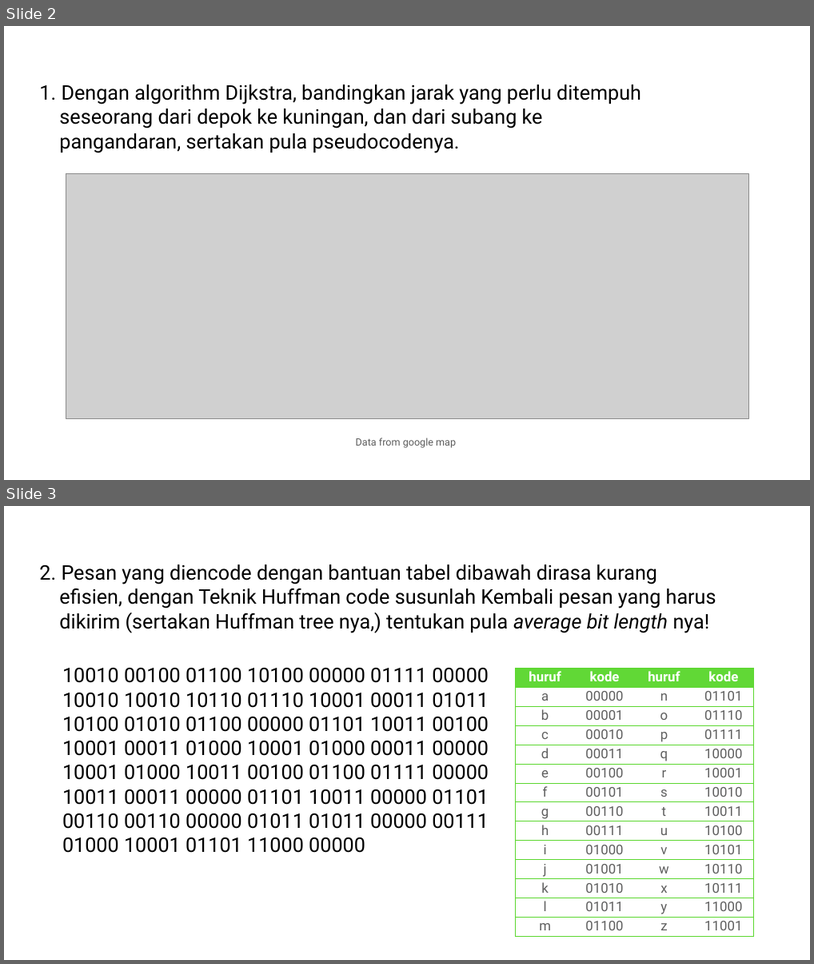
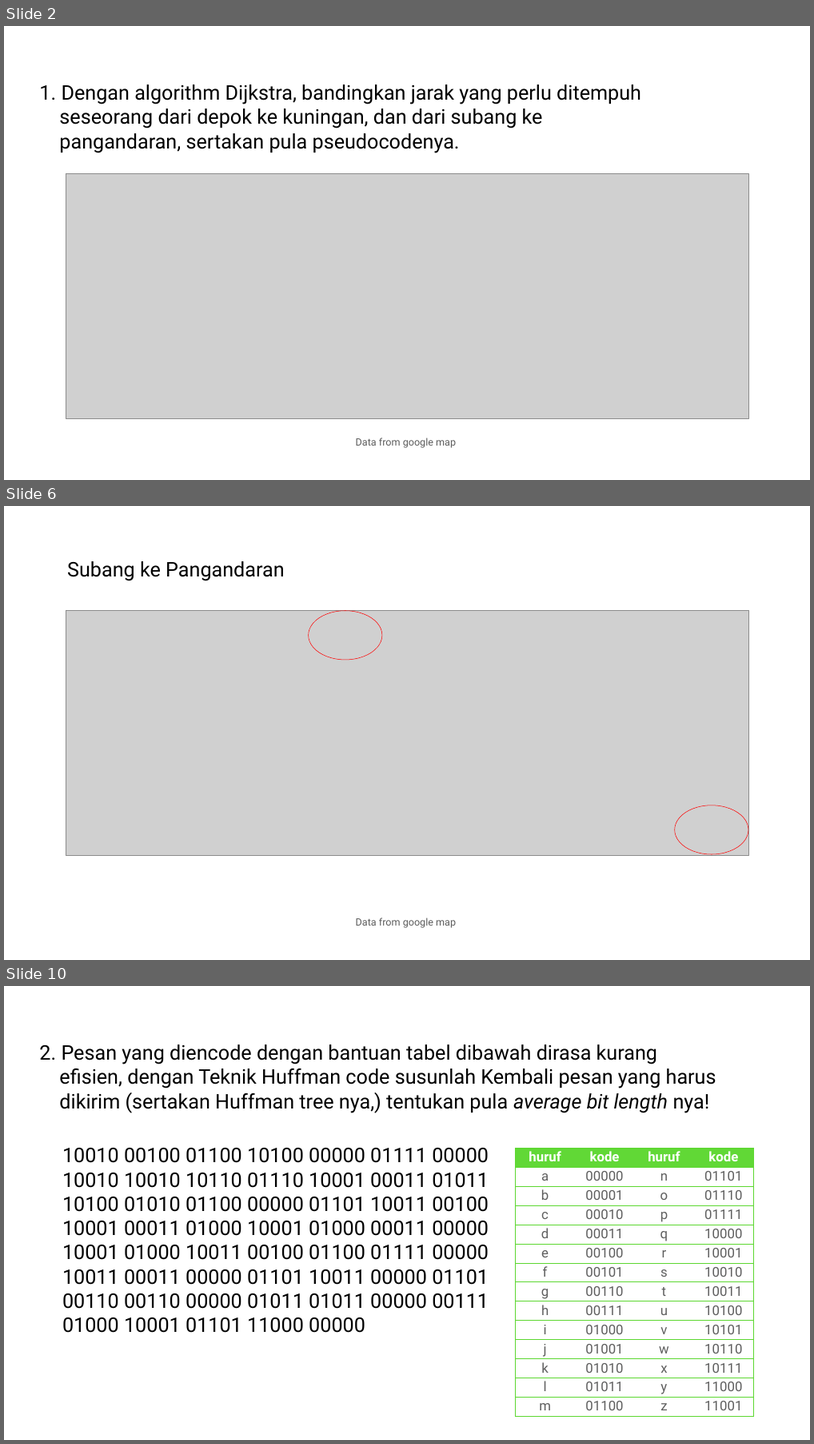
Before and after one commit to HanifHBK/TugasPMC, a slide deck: Latihan 6/implementasi graph dan tree.pptx. Shown one above the other, each under a label of ours: slides 2 and 3 before the commit, slides 2, 6 and 10 after it; the slides between them are not shown. The pictures are 814x964 and 814x1444 pixels, drawn with LibreOffice and Linux fonts; fonts in the diff are those of the drawing; grey boxes stand for pictures. Boxes give left, top, right and bottom in pixels: in the first picture for what was removed or moved away, otherwise in the second. Text is boxed around its words. In the diff, an @@ line names an element or a change of style, - is before the commit and + after.

```diff
--- a/Latihan 6/implementasi graph dan tree.pptx
+++ b/Latihan 6/implementasi graph dan tree.pptx
@@ slide 6 added at (4, 506, 810, 960), background #FFFFFF @@
@@ text added at (67, 561, 285, 581), 48 pt, text #000000 @@
+Subang ke Pangandaran
@@ picture added at (66, 610, 749, 856) @@
@@ ellipse added at (309, 611, 382, 660), outline #FF0000 1 pt @@
@@ ellipse added at (675, 805, 749, 854), outline #FF0000 1 pt @@
@@ text added at (356, 917, 456, 928), 24 pt, text #5E5E5E @@
+Data from google map
@@ what was slide 3 is now slide 10 @@
```
Also in this commit, not shown: 1 slide changed, 10 other slides added.
